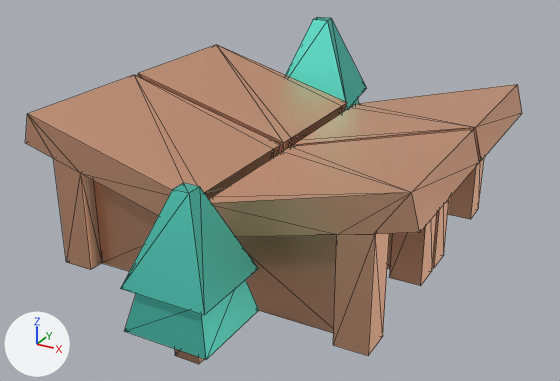
A saved change to the FBX model Shata/Assets/Level/Building/Resources/Models/Storagelvl1.fbx.
The view is the same before and after, from a camera (50 mm lens) standing at (0.557, -1.037, 0.796) and looking at (0.004, -0.031, 0.293). The axes (+X, +Y, +Z) are drawn at lower left. The lights are the same throughout. Mesh edges are drawn as thin lines. Where no turn or scale is listed for an object, it has been applied to the vertices.

The older version as bpy lines, for what is in view:
```python
ob_storage1 = bpy.data.objects.new('Storage1', me_mesh_072)
ob_storage1.location = (0.16, 0.13, 0.2)
ob_storage1.rotation_euler = (1.571, 0.0, -3.142)  # degrees (90, 0, -180)
ob_storage1.scale = (0.1, 0.1, 0.1)
ob_storage2 = bpy.data.objects.new('Storage2', me_mesh_075)
ob_storage2.location = (0.16, -0.13, 0.2)
ob_storage3 = bpy.data.objects.new('Storage3', me_mesh_076)
ob_storage3.location = (-0.16, -0.13, 0.2)
ob_storage4 = bpy.data.objects.new('Storage4', me_mesh_077)
ob_storage4.location = (-0.16, 0.13, 0.2)
ob_tree1 = bpy.data.objects.new('Tree1', me_mesh_073)
ob_tree1.location = (-0.107, 0.343, 0.2)
ob_tree2 = bpy.data.objects.new('Tree2', me_mesh_074)
ob_tree2.location = (0.057, -0.356, 0.2)
```
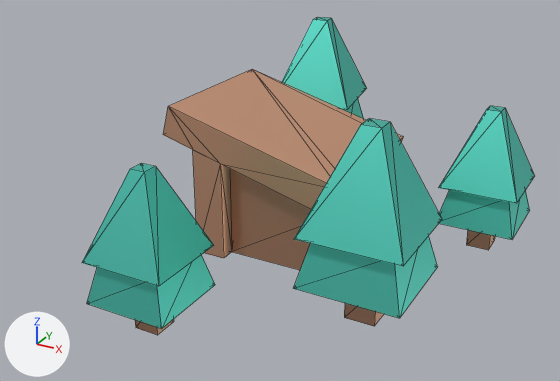
Changed parts and their boxes (x1, y1, x2, y2) in the pictures (560 x 381 px):
'Storage2', deleted
    before: (209, 129, 479, 356)
    faces in mat_dirt_018 (beige #f2be9e): (209, 129, 479, 356)
    faces in mat_wood_017 (beige #dbab8e): (236, 234, 392, 333)
'Storage1', moved, turned
    before: (293, 84, 522, 268)
    after: (163, 69, 403, 270)
'Storage3', deleted
    before: (25, 75, 281, 271)
    faces in mat_dirt_019 (beige #f2be9e): (25, 75, 281, 270)
    faces in mat_wood_018 (beige #dbab8e): (93, 152, 273, 271)
'Tree2', moved
    before: (120, 183, 259, 364)
    after: (82, 163, 215, 335)
'Tree4', added (cyan)
    after: (294, 118, 442, 326)
    faces in mat_foliage_005 (cyan #67dfce): (294, 118, 442, 318)
    faces in mat_wood_017 (beige #dbab8e): (344, 303, 384, 326)
'Storage4', deleted
    before: (138, 44, 347, 153)
    faces in mat_dirt_020 (beige #f2be9e): (138, 44, 347, 153)
'Tree3', added (cyan)
    after: (439, 106, 534, 250)
    faces in mat_foliage_010 (cyan #67dfce): (439, 106, 534, 240)
    faces in mat_wood_016 (beige #dbab8e): (466, 230, 495, 250)

What changed in the scene script:
```text
Add mat_foliage_005:
    mat_foliage_005 = principled_material('foliage.005')
    mat_foliage_005.base_color = (0.135, 0.736, 0.617)  # cyan #67dfce
    mat_foliage_005.metallic = 1.0
    mat_foliage_005.roughness = 0.553
Add me_mesh_007:
    me_mesh_007.from_pydata(...)  # 24 vertices, 44 faces; spans x -0.075..0.075, y -0.075..0.075, z 0.0..0.281
    # faces by material slot: [34, 10]
    me_mesh_007.materials.append(mat_foliage_005)  # cyan #67dfce
    me_mesh_007.materials.append(mat_wood_017)  # beige #dbab8e
Change ob_tree2:
    ob_tree2.location: (0.057, -0.356, 0.2) -> (-0.027, -0.33, 0.2)
Remove ob_storage3:
    ob_storage3 = bpy.data.objects.new('Storage3', me_mesh_076)
    ob_storage3.location = (-0.16, -0.13, 0.2)
Remove ob_storage4:
    ob_storage4 = bpy.data.objects.new('Storage4', me_mesh_077)
    ob_storage4.location = (-0.16, 0.13, 0.2)
Remove ob_storage2:
    ob_storage2 = bpy.data.objects.new('Storage2', me_mesh_075)
    ob_storage2.location = (0.16, -0.13, 0.2)
Change ob_storage1:
    ob_storage1.location: (0.16, 0.13, 0.2) -> (0.0, 0.0, 0.2)
    ob_storage1.rotation_euler: (1.571, 0.0, -3.142) -> (1.571, 0.0, 0.0)  # degrees (90, 0, -180) -> degrees (90, 0, 0)
Add ob_tree4:
    ob_tree4 = bpy.data.objects.new('Tree4', me_mesh_007)
    ob_tree4.location = (0.215, -0.166, 0.2)
Add ob_tree3:
    ob_tree3 = bpy.data.objects.new('Tree3', me_mesh_074.copy())  # the mesh of ob_tree2
    ob_tree3.location = (0.296, 0.125, 0.2)
```
